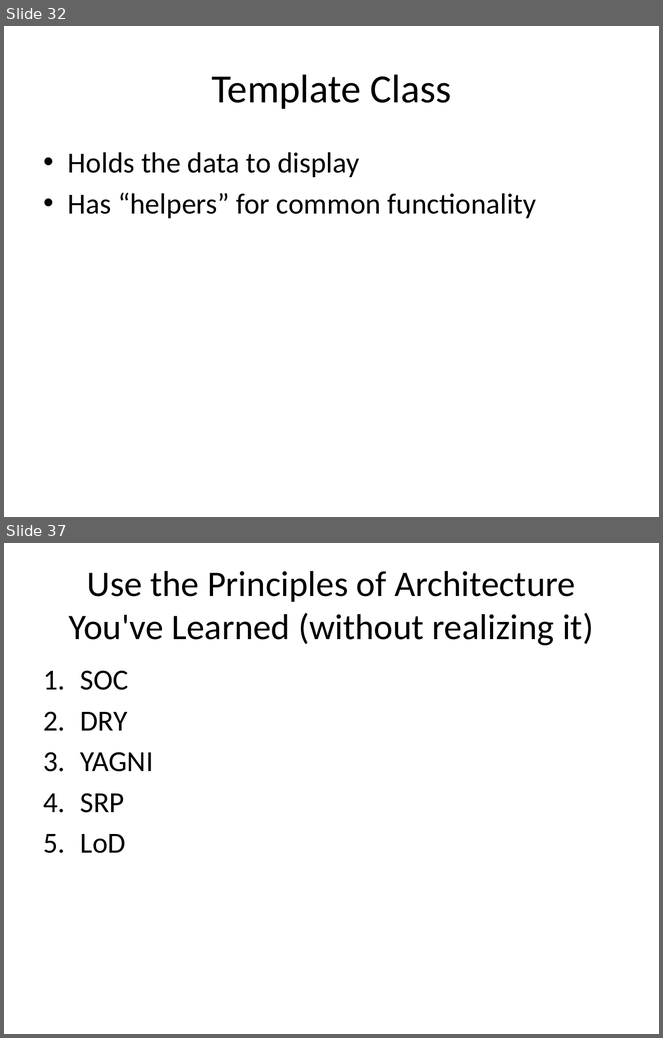
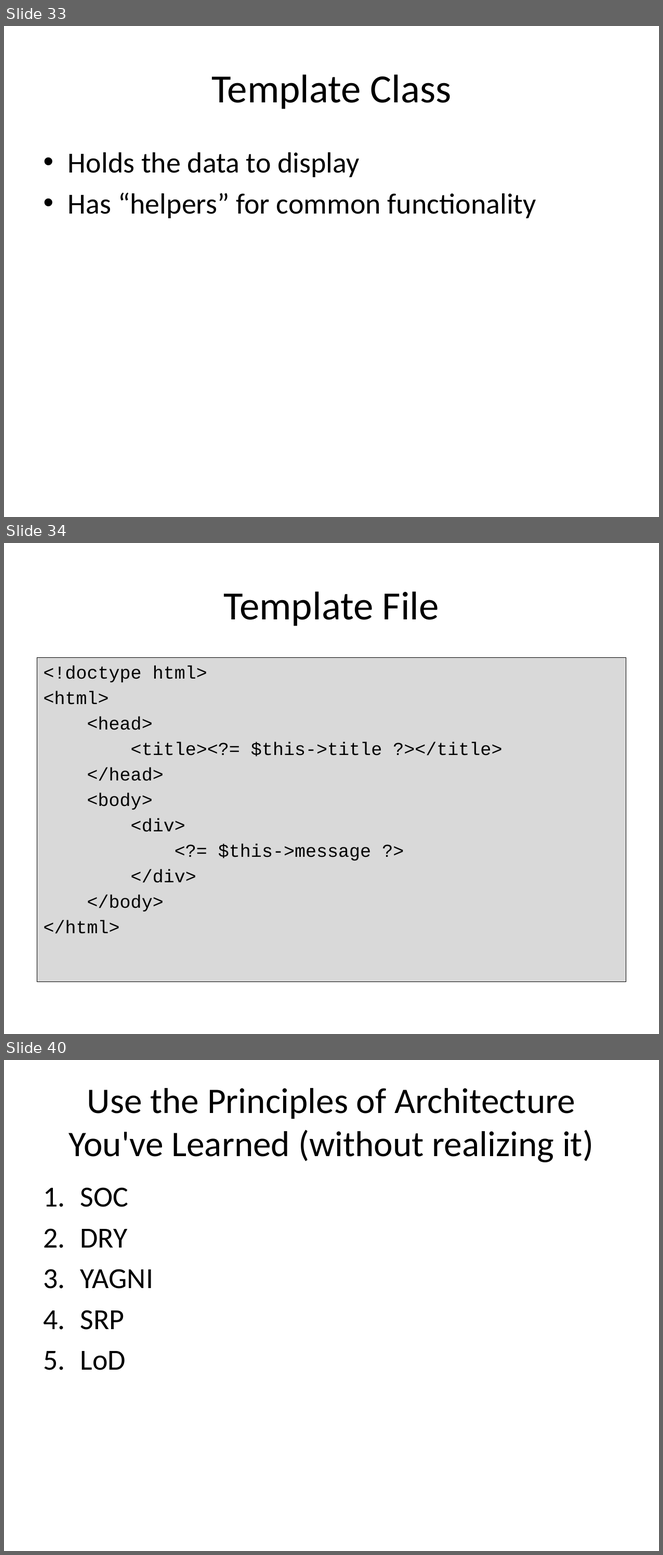
Before and after one commit to PHPEmbark/curriculum, a slide deck: course/4 - Organization and Projects/Organization and Projects.pptx. Shown one above the other, each under a label of ours: slides 32 and 37 before the commit, slides 33, 34 and 40 after it; the slides between them are not shown. The pictures are 663x1038 and 663x1555 pixels, drawn with LibreOffice and Linux fonts; fonts in the diff are those of the drawing. Boxes give left, top, right and bottom in pixels: in the first picture for what was removed or moved away, otherwise in the second. Text is boxed around its words. In the diff, an @@ line names an element or a change of style, - is before the commit and + after.

```diff
--- a/course/4 - Organization and Projects/Organization and Projects.pptx
+++ b/course/4 - Organization and Projects/Organization and Projects.pptx
@@ slide 34 added at box(4, 543, 659, 1034), background #FFFFFF @@
@@ title added at box(224, 591, 439, 626), 44 pt, text #000000 @@
+Template File
@@ text added at box(37, 657, 626, 982), fill #D9D9D9, outline #000000 0.75 pt, 20 pt, text #000000 @@
+<!doctype html>
+<html>
+<head>
+<title><?= $this->title ?></title>
+</head>
+<body>
+<div>
+<?= $this->message ?>
+</div>
+</body>
+</html>
@@ what was slide 32 is now slide 33 @@
@@ what was slide 37 is now slide 40 @@
```
Also in this commit, not shown: 3 slides changed, 3 other slides added, 1 slide removed, 12 other files.
